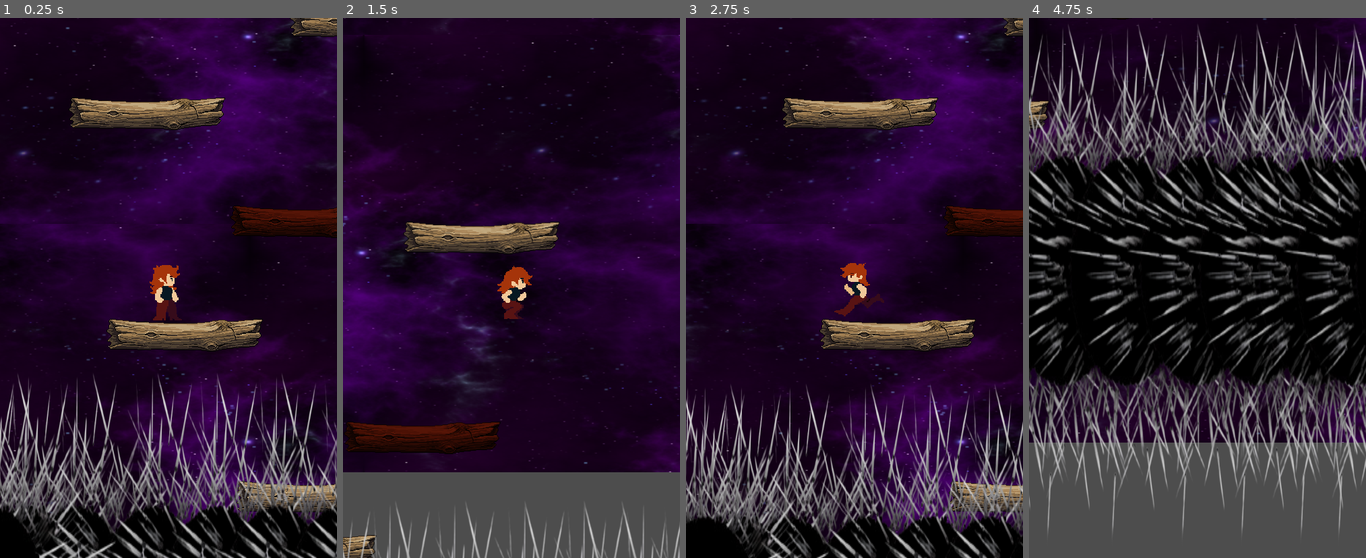
Above: before the commit, frames 1-4 (left to right).
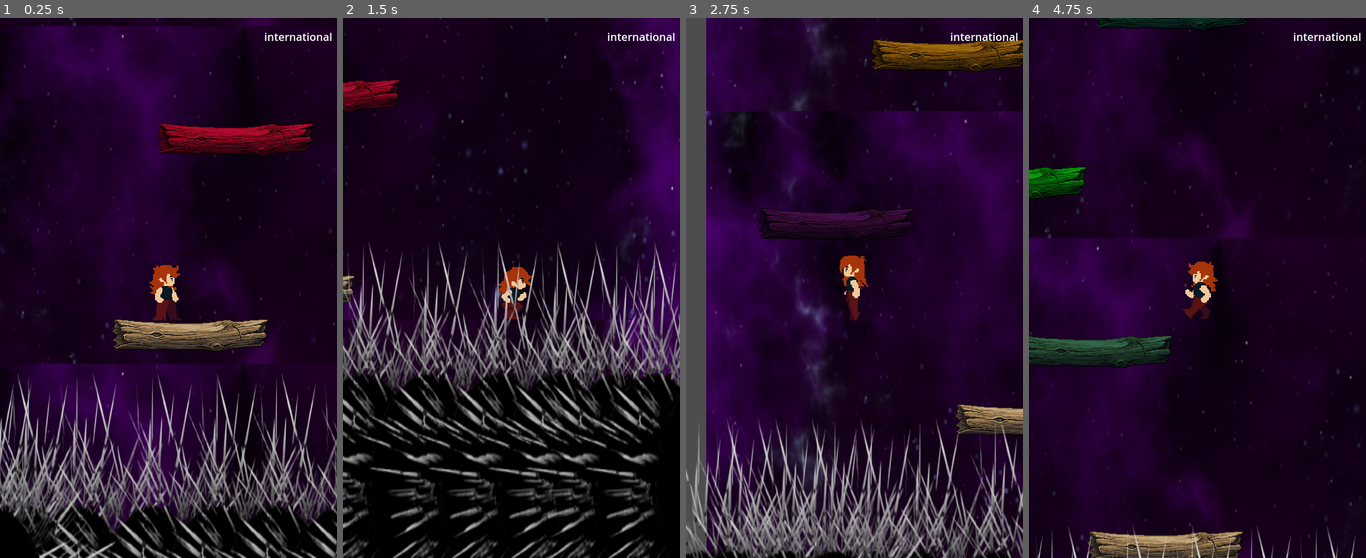
Above: after the commit, the same moments.

Repository: niranjansthaa11-code/jumping-game
Game: Godot game, scene res://Scences/game_manager.tscn
Two runs of this game, one before a commit and one after it. Both use one fixed random seed, a clock stepped at 60 frames per second and the inputs below.
Inputs:
- Up to frame 1 (0.25 s): no input
- Up to frame 2 (1.5 s): tap Enter at 0.5 s; hold Right (Right) from 0.53 s (still down); tap Space (jump) at 0.6, 0.77, 1.07 s; tap Alt at 1.35 s
- Up to frame 3 (2.75 s): tap Space (jump) at 1.52, 1.55, 1.82, 2.3 s; release Right (Right) at 2.03 s; hold Left (Left) from 2.03 s (still down); tap Shift at 2.1 s
- Up to frame 4 (4.75 s): release Left (Left) at 2.78 s; hold Right (Right) 2.78-4.28 s; tap Space (jump) at 2.85, 3.02, 3.32, 3.77, 3.8, 4.07, 4.52, 4.55 s; tap Alt at 3.6 s; hold Left (Left) from 4.28 s (still down); tap Shift at 4.35 s

The runs differ from the first frame. In frame 1, 30% of the frame differs, in the area x 0-100%, y 0-94%; in frame 2, 52%; in frame 3, 59%; in frame 4, 72%, in the area x 0-100%, y 0-100%.

Commit message:
Just made the log respwaning feature

Diff:
--- a/Scences/game_manager.tscn
+++ b/Scences/game_manager.tscn
@@ -7,6 +7,8 @@
 [ext_resource type="PackedScene" uid="uid://bw08ihafslfft" path="res://Scences/black_hole.tscn" id="5_oait6"]
 [ext_resource type="Script" uid="uid://deilpkf15n3gj" path="res://scripts/blackhole.gd" id="5_y7cpi"]
 [ext_resource type="Texture2D" uid="uid://bos06wm1ahc4h" path="res://Assets/Background/2557-removebg-preview.png" id="7_4eofb"]
+[ext_resource type="Script" uid="uid://d2bjub1waubj" path="res://scripts/spwanner.gd" id="8_144yx"]
+[ext_resource type="AudioStream" uid="uid://dlqxt1otbjalh" path="res://Assets/Music/background_music.mp3" id="9_n5h5e"]
 
 [sub_resource type="RectangleShape2D" id="RectangleShape2D_y7cpi"]
 size = Vector2(1248, 408)
@@ -15,12 +17,12 @@
 script = ExtResource("1_erdem")
 
 [node name="Parallax2D" type="Parallax2D" parent="."]
-repeat_size = Vector2(0, 600)
-repeat_times = 2
+repeat_size = Vector2(0, 500)
+repeat_times = 5
 
 [node name="Sprite2D" type="Sprite2D" parent="Parallax2D"]
-position = Vector2(199.99998, 152)
-scale = Vector2(2.34375, 1.265625)
+position = Vector2(192, 8.000008)
+scale = Vector2(2.2070313, 3.4108665)
 texture = ExtResource("4_erdem")
 
 [node name="CharacterBody2D" parent="." instance=ExtResource("1_7h65x")]
@@ -30,21 +32,8 @@
 
 [node name="Floor" type="Node2D" parent="."]
 
-[node name="Floor" parent="Floor" instance=ExtResource("3_cvrwf")]
-position = Vector2(104, 560)
-
-[node name="Floor2" parent="Floor" instance=ExtResource("3_cvrwf")]
-position = Vector2(296, 800)
-
-[node name="Floor3" parent="Floor" instance=ExtResource("3_cvrwf")]
-modulate = Color(0.4445588, 0.12738895, 0.058477618, 1)
-position = Vector2(288, 392)
-
-[node name="Floor4" parent="Floor" instance=ExtResource("3_cvrwf")]
-position = Vector2(48, 232)
-
-[node name="Floor5" parent="Floor" instance=ExtResource("3_cvrwf")]
-position = Vector2(376, 96)
+[node name="StaticBody2D" parent="Floor" instance=ExtResource("3_cvrwf")]
+position = Vector2(112, 560)
 
 [node name="Blackhole" type="Node2D" parent="." groups=["player"]]
 position = Vector2(-304, 1024)
@@ -137,6 +126,23 @@
 scale = Vector2(1, 2)
 texture = ExtResource("7_4eofb")
 
+[node name="Spwanner" type="Marker2D" parent="."]
+position = Vector2(80, 144)
+script = ExtResource("8_144yx")
+log_scene = ExtResource("3_cvrwf")
+
+[node name="Music_manager" type="AudioStreamPlayer" parent="."]
+stream = ExtResource("9_n5h5e")
+
+[node name="CanvasLayer" type="CanvasLayer" parent="."]
+
+[node name="Scorelabel" type="Label" parent="CanvasLayer"]
+offset_left = 392.0
+offset_top = 16.0
+offset_right = 493.0
+offset_bottom = 56.0
+text = "international"
+
 [connection signal="body_entered" from="Blackhole/Main_one" to="Blackhole" method="_on_main_one_body_entered"]
 
 [editable path="Blackhole/Main_one"]
--- a/scripts/game_manager.gd
+++ b/scripts/game_manager.gd
@@ -1,10 +1,11 @@
 extends Node2D
 
 @onready var platforms = preload("res://Scences/floor.tscn")
+@onready var music =$Music_manager
 
 # Called when the node enters the scene tree for the first time.
 func _ready() -> void:
-
+	music.play()
 	pass # Replace with function body.
 
 
--- /dev/null
+++ b/scripts/spwanner.gd
@@ -0,0 +1,30 @@
+extends Marker2D
+
+@export var log_scene: PackedScene
+@onready var player = $"../CharacterBody2D"
+
+var spawn_distance = 250.0
+var next_spawn_y = 0.0
+
+func _ready():
+	if player:
+		next_spawn_y = player.global_position.y - spawn_distance
+
+func _process(_delta):
+	if player:
+		if player.global_position.y < next_spawn_y + 600:
+			spawn_log()
+			var difficulty_jump = clamp(abs(player.global_position.y) / 5000, 0, 100)
+			next_spawn_y -= (spawn_distance + difficulty_jump)
+
+
+func spawn_log():
+	var new_log = log_scene.instantiate()
+	var random_x = randf_range(-200, 200)
+	new_log.global_position = Vector2(random_x, next_spawn_y)
+
+	# Random Modulation (The color tint)
+	new_log.modulate = Color(randf(), randf(), randf(), 1.0)
+
+	# Add the log to the main scene
+	get_parent().add_child(new_log)
Not shown, added: Assets/Music/background_music.mp3.import
Not shown: 1 places in Scences/game_manager.tscn that only renumber resources
Not shown, added: scripts/spwanner.gd.uid
Not shown, added: Assets/Music/background_music.mp3
